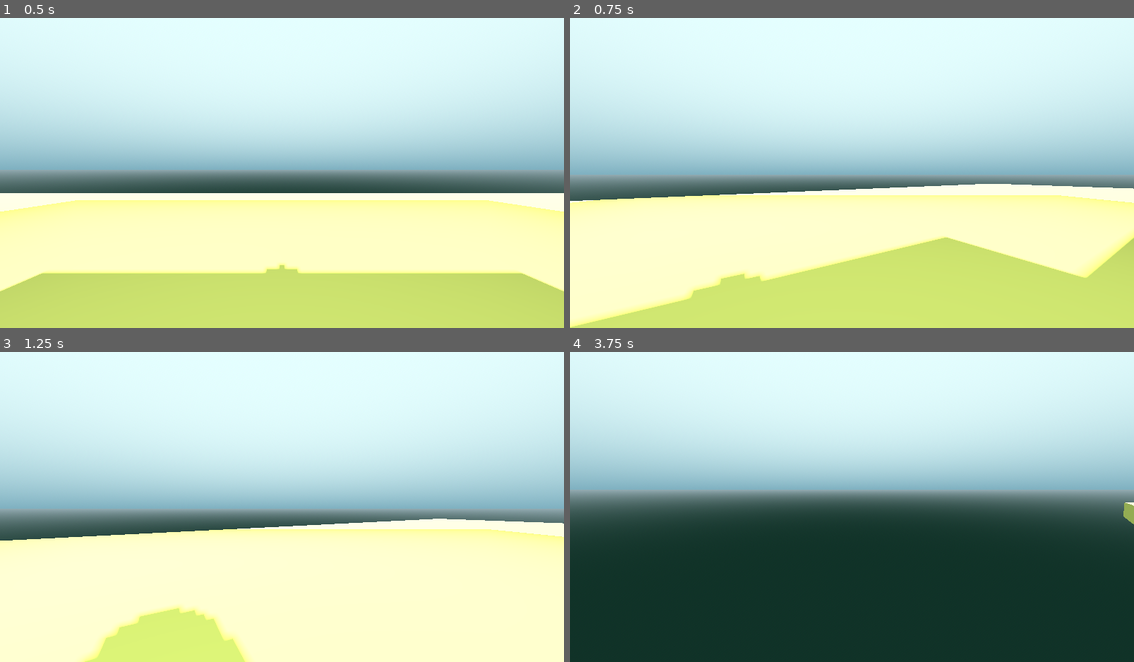
Above: before the commit, frames 1-4 (two rows, left to right).
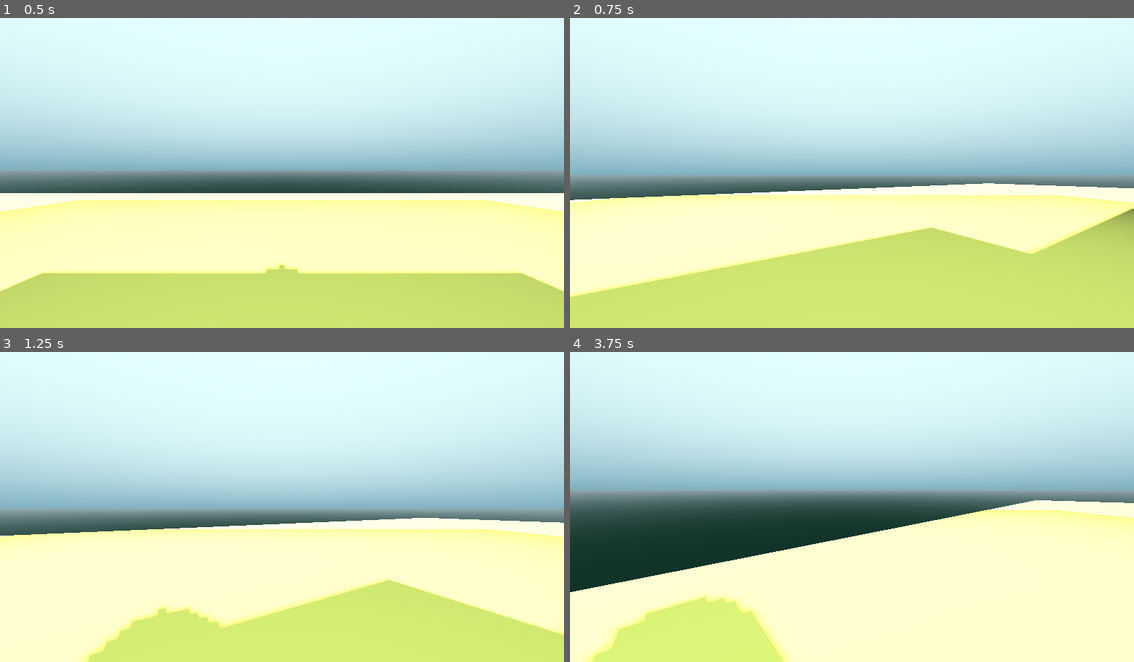
Above: after the commit, the same moments.

Repository: harshwardhan847/Basic-First-Person-Controller-Godot
Game: Godot game, scene res://levels/level_1.tscn
Two runs of this game, one before a commit and one after it. Both use one fixed random seed, a clock stepped at 60 frames per second and the inputs below.
Inputs (mouse positions are in pixels of both pictures, inside the frame that each line leads up to):
- Up to frame 1 (0.5 s): no input
- Up to frame 2 (0.75 s): tap Enter at 0.5 s; move the mouse to (880, 166) at 0.52 s; hold W (move_forward) from 0.53 s (still down); hold Ctrl (crouch) from 0.53 s (still down)
- Up to frame 3 (1.25 s): keep holding W (move_forward); keep holding Ctrl (crouch); tap Space (jump) at 0.77 s
- Up to frame 4 (3.75 s): keep holding W (move_forward); move the mouse to (823, 503) at 1.27 s; release Ctrl (crouch) at 1.28 s; tap Ctrl (crouch) at 1.35, 2.85 s; tap Space (jump) at 1.52, 3.02 s; move the mouse to (863, 497) at 2.02 s; hold Ctrl (crouch) 2.03-2.78 s; move the mouse to (846, 507) at 2.77 s; move the mouse to (891, 507) at 3.52 s; hold Ctrl (crouch) from 3.53 s (still down)

Frame 1 is identical in both runs. In frame 2, 7.4% of the frame differs, in the area x 0-100%, y 53-100%; in frame 3, 12%; in frame 4, 40%, in the area x 0-100%, y 47-100%.

Commit message:
change speed of player on crouching

Diff:
--- a/player/scripts/playerController.gd
+++ b/player/scripts/playerController.gd
@@ -1,6 +1,7 @@
 extends CharacterBody3D
 
-@export var SPEED : float = 5.0
+@export var SPEED_DEFAULT:float = 5.0;
+@export var SPEED_CROUCH:float = 2.0;
 @export var TOGGLE_CROUCH:bool = true;
 @export var JUMP_VELOCITY : float = 4.5
 @export_range(5,10,0.1) var CROUCH_SPEED:float  = 7.0;
@@ -13,6 +14,7 @@
 
 
 @export var _is_crouching:bool = false;
+var _speed:float;
 var _mouse_input : bool = false
 var _rotation_input : float
 var _tilt_input : float
@@ -45,8 +47,8 @@
 		crouching(true)
 
 
-	if event.is_action_released('crouch')and TOGGLE_CROUCH == false:
-		if CROUCH_SHAPECAST.is_colliding() == false:
+	if event.is_action_released('crouch') and TOGGLE_CROUCH == false:
+		if CROUCH_SHAPECAST.is_colliding() == false and is_on_floor():
 			crouching(false)
 		elif CROUCH_SHAPECAST.is_colliding() == true:
 			uncrouch_check()
@@ -75,6 +77,9 @@
 	# Get mouse input
 	Input.mouse_mode = Input.MOUSE_MODE_CAPTURED
 
+	# set default speed
+	set_movement_speed('default')
+
 	CROUCH_SHAPECAST.add_exception($".")
 
 func _physics_process(delta):
@@ -97,11 +102,11 @@
 	var direction = (transform.basis * Vector3(input_dir.x, 0, input_dir.y)).normalized()
 
 	if direction:
-		velocity.x = direction.x * SPEED
-		velocity.z = direction.z * SPEED
+		velocity.x = direction.x * _speed
+		velocity.z = direction.z * _speed
 	else:
-		velocity.x = move_toward(velocity.x, 0, SPEED)
-		velocity.z = move_toward(velocity.z, 0, SPEED)
+		velocity.x = move_toward(velocity.x, 0, _speed)
+		velocity.z = move_toward(velocity.z, 0, _speed)
 
 	move_and_slide()
 
@@ -123,9 +128,19 @@
 	match state:
 		true:
 			ANIMATION_PLAYER.play('crouch',0,CROUCH_SPEED);
+			set_movement_speed('crouching')
 		false:
 			ANIMATION_PLAYER.play('crouch',0,-CROUCH_SPEED,true);
+			set_movement_speed('default')
 
 func _on_animation_player_animation_started(anim_name):
 	if anim_name=='crouch':
-		_is_crouching = !_is_crouching ;
+		_is_crouching = !_is_crouching;
+
+# set movement speed of player
+func set_movement_speed(state:String):
+	match state:
+		'default':
+			_speed = SPEED_DEFAULT;
+		'crouching':
+			_speed = SPEED_CROUCH;
